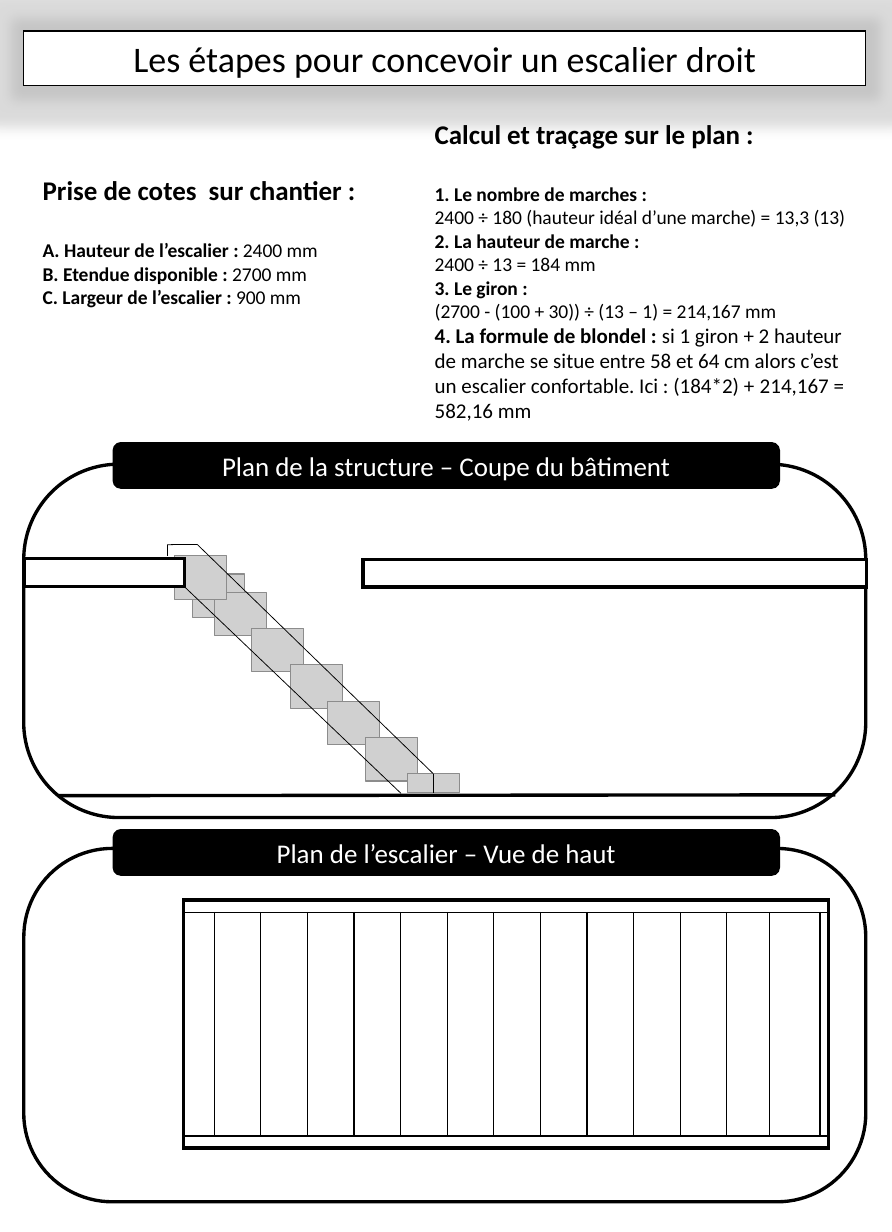
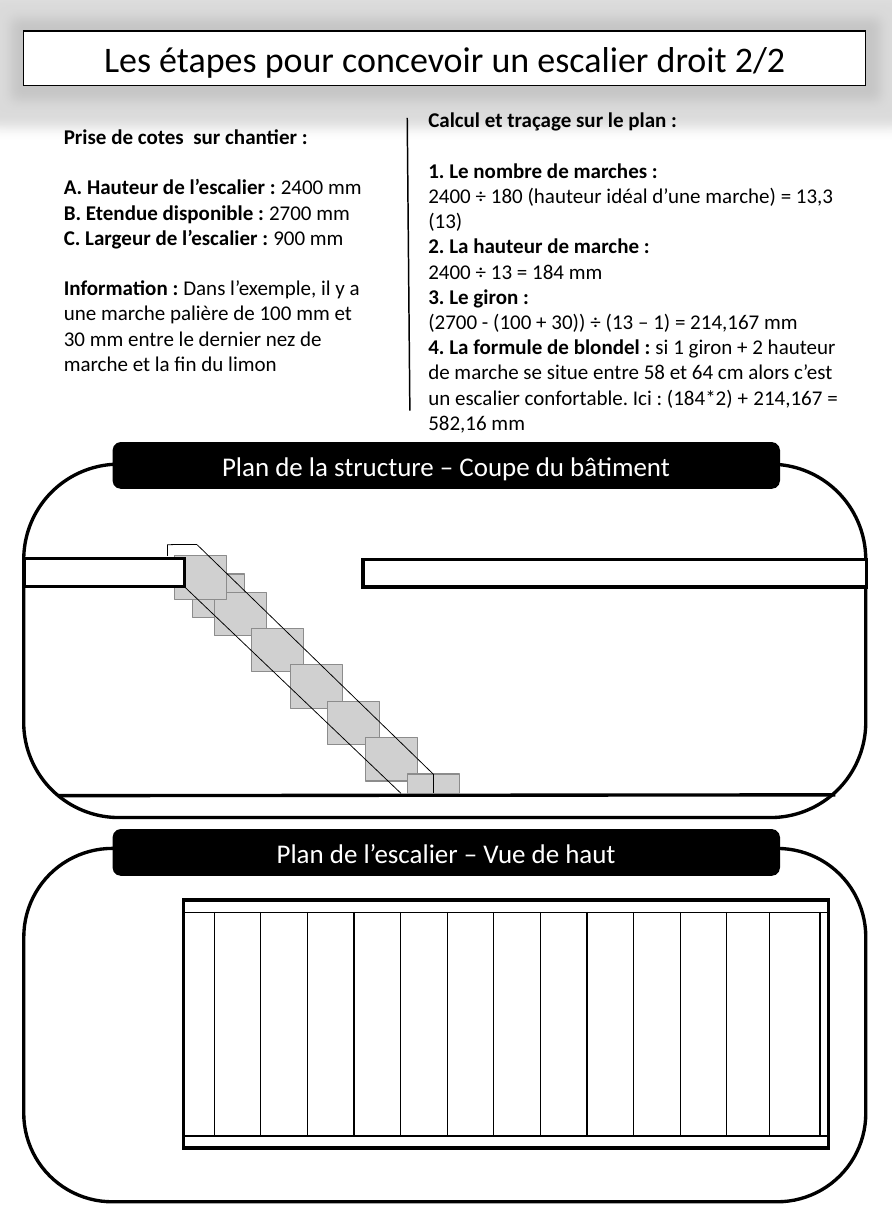
Before and after one commit to kduchevreuil/Cours-Menuiserie, a slide deck: slide 6 of Les escaliers.pptx. Drawn at 892x1232 pixels with LibreOffice and Linux fonts; fonts in the diff are those of the drawing; grey boxes stand for pictures. Boxes give left, top, right and bottom in pixels: in the first picture for what was removed or moved away, otherwise in the second. Text is boxed around its words. In the diff, an @@ line names an element or a change of style, - is before the commit and + after.

```diff
--- a/Les escaliers.pptx
+++ b/Les escaliers.pptx
@@ text in rectangle at box(104, 47, 785, 78): text changed @@
-Les étapes pour concevoir un escalier droit
+Les étapes pour concevoir un escalier droit 2/2
@@ text "Prise de cotes sur chantier ...": place and size @@
-text "Prise de cotes sur chantier ..." at box(43, 181, 342, 308)
+text "Prise de cotes sur chantier ..." at box(64, 129, 362, 371)
@@ line added from (407, 118) to (410, 410), #000000 1 pt @@
@@ text "Calcul et traçage sur le ...": place and size @@
-text "Calcul et traçage sur le ..." at box(435, 125, 846, 421)
+text "Calcul et traçage sur le ..." at box(428, 112, 836, 433)
@@ text at box(428, 112, 833, 332): size 18 to 14 pt in "Calcul et traçage sur le plan :"; size 13 to 14 pt in "1. Le nombre de marches :", "2400 ÷ 180 (hauteur idéal d’une marche) ...", "2. La hauteur de marche :", "2400 ÷ 13 = 184 mm" and 2 more places @@
@@ text at box(64, 129, 362, 249): size 18 to 14 pt in "Prise de cotes sur chantier :"; size 13 to 14 pt in "A. Hauteur de l’escalier : 2400 mm", "B. Etendue disponible : 2700 mm", "C. Largeur de l’escalier : 900 mm" @@
@@ text at box(64, 280, 360, 371): paragraph added @@
+Information : Dans l’exemple, il y a une marche palière de 100 mm et 30 mm entre le dernier nez de marche et la fin du limon
```
Also in this commit, not shown: 10 other slides changed, 3 slides added, 1 other file.
